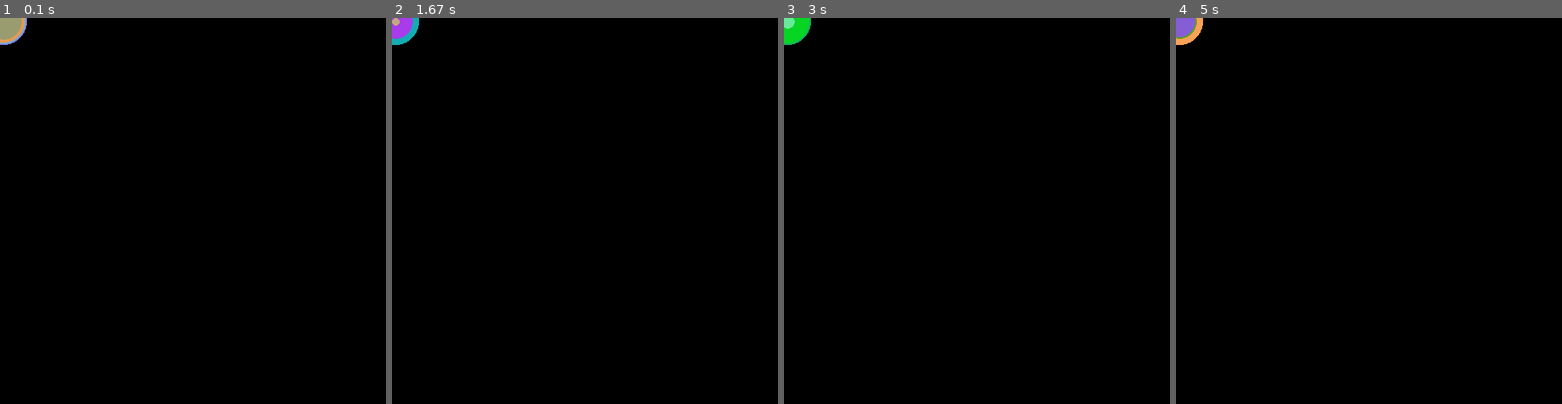
Above: before the commit, frames 1-4 (left to right).
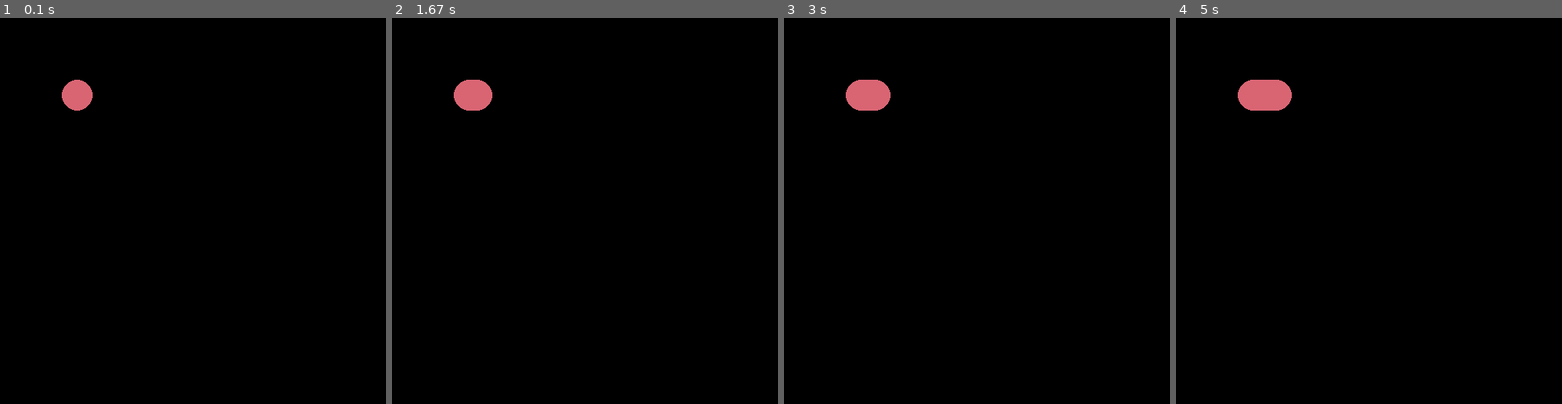
Above: after the commit, the same moments.

Repository: sagieppel/PyGame-Toturial
Game: pygame game, started from Lesson2.py
The game is run twice, just before and just after one commit, with the same random seed, the same clock (stepped at 60 frames per second) and the same inputs.
Inputs:
- Up to frame 1 (0.1 s): no input
- Up to frame 2 (1.67 s): no input
- Up to frame 3 (3 s): no input
- Up to frame 4 (5 s): no input

The runs differ from the first frame. In frame 1, 0.9% of the frame differs, in the area x 0-24%, y 0-24%; in frame 2, 1.1%; in frame 3, 1.2%; in frame 4, 1.4%, in the area x 0-30%, y 0-24%.

Commit message:
Update Lesson2.py

Diff:
--- a/Lesson2.py
+++ b/Lesson2.py
@@ -13,17 +13,23 @@
   return circle
 #------------------Draw a circle--------------------------------------------------------
 def drawcircle(circle):
-    pygame.draw.circle(screen, [circle["red"],circle["green"],circle["blue"]], [circle["x"],circle["y"]], circle["size"])
+    #circle["size"]=circle["size"]+0.1
+    circle["x"]=circle["x"]+0.1
+    pygame.draw.circle(screen, [circle["red"],circle["green"],circle["blue"]], [int(circle["x"]),circle["y"]], int(circle["size"]))
 
+
+#-------------------------------------------------------------------------
 pygame.init()
 
 screensize=500
 
 screen=pygame.display.set_mode([screensize,screensize])
+circle=createcircle(100,100)
 
 for i in range(1000000):
   pygame.event.get()
+
   x,y = pygame.mouse.get_pos() # Get position of the mouse
-  circle=createcircle(x,y)
+
   drawcircle(circle)
   pygame.display.update()
